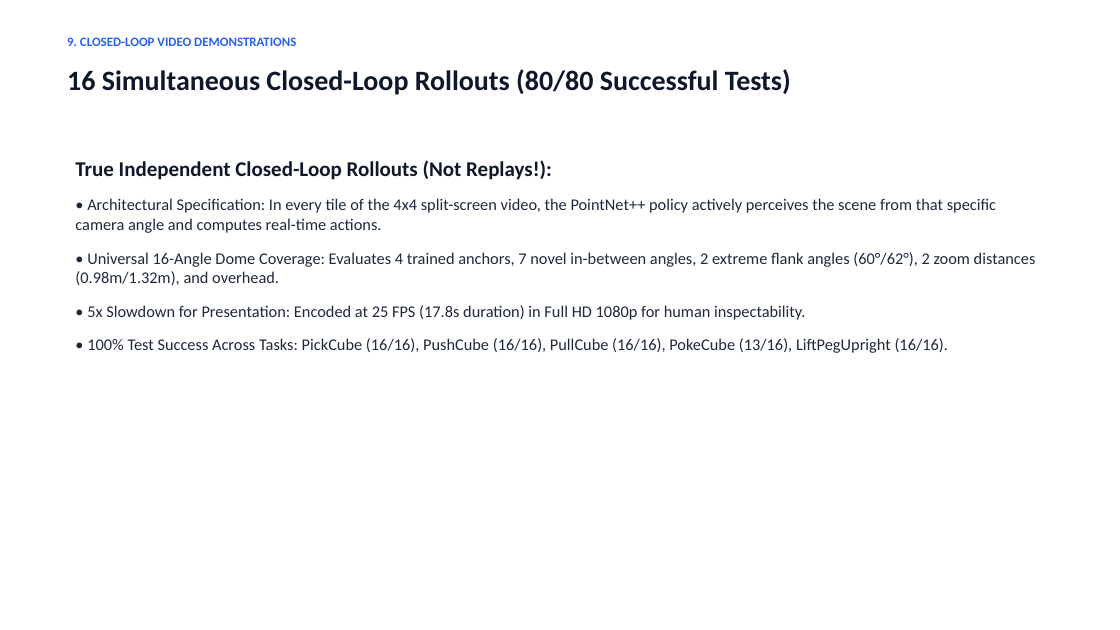
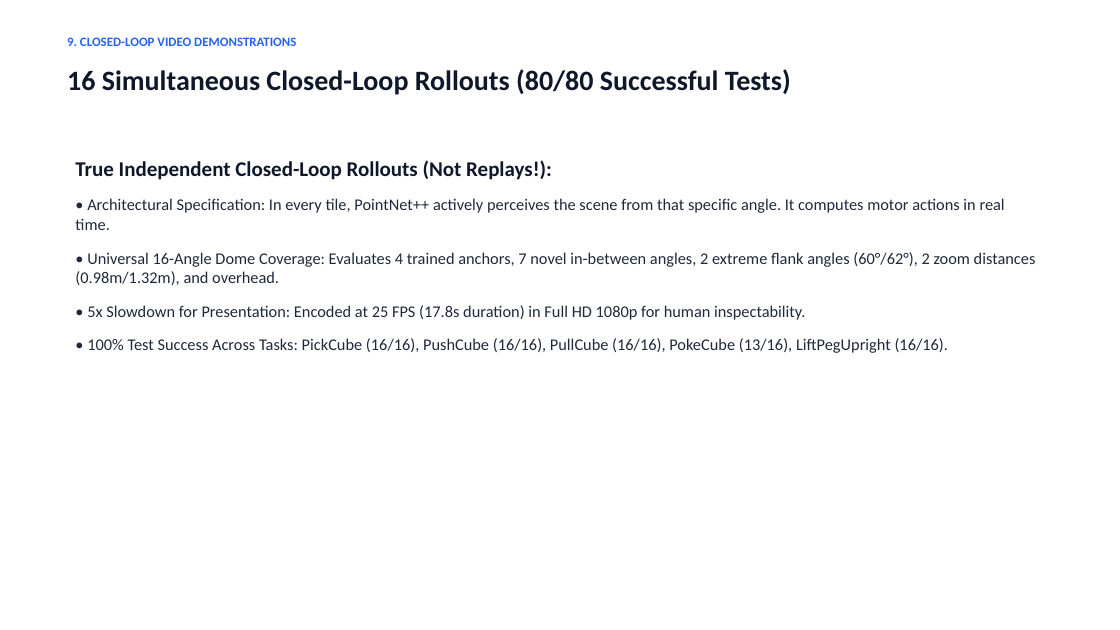
Before and after one commit to Durgesh-Shelke/Multi-viewpoint_Generalization, a slide deck: slide 10 of BTP_Final_Defense_Presentation.pptx. Drawn at 1120x630 pixels with LibreOffice and Linux fonts; fonts in the diff are those of the drawing. Boxes give left, top, right and bottom in pixels: in the first picture for what was removed or moved away, otherwise in the second. Text is boxed around its words. In the diff, an @@ line names an element or a change of style, - is before the commit and + after.

```diff
--- a/BTP_Final_Defense_Presentation.pptx
+++ b/BTP_Final_Defense_Presentation.pptx
@@ text at (75,198,1005,230): text changed @@
-• Architectural Specification: In every tile of the 4x4 split-screen video, the PointNet++ policy actively perceives the scene from that specific camera angle and computes real-time actions.
+• Architectural Specification: In every tile, PointNet++ actively perceives the scene from that specific angle. It computes motor actions in real time.
```
Also in this commit, not shown: 1 other slide changed, 4 other files.
